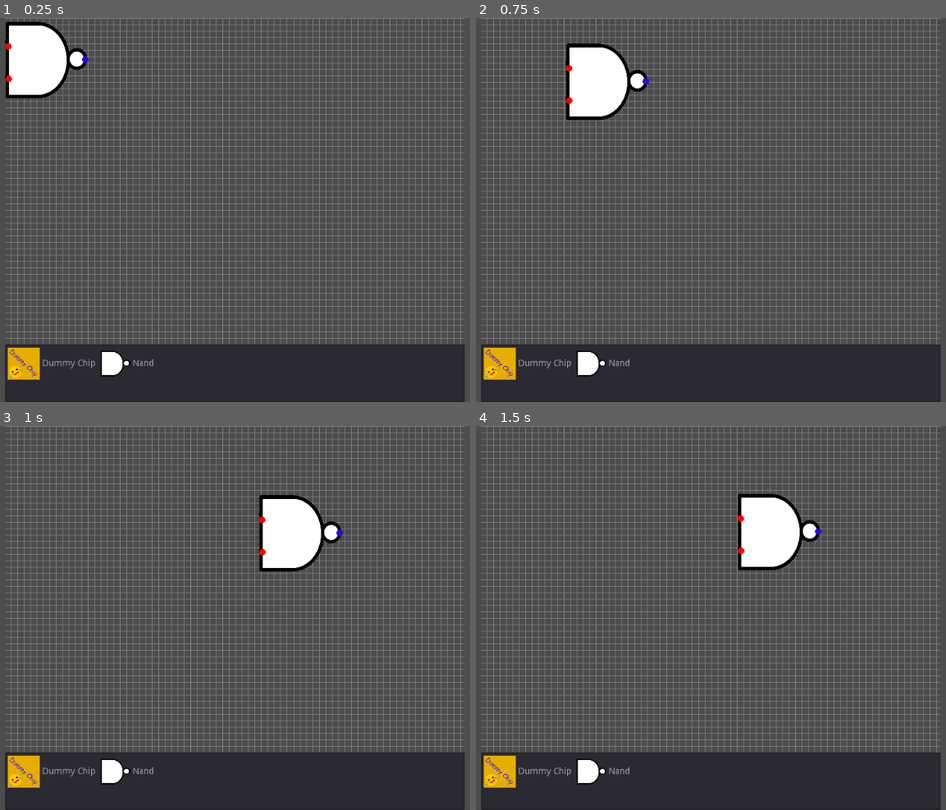
Above: before the commit, frames 1-4 (two rows, left to right).
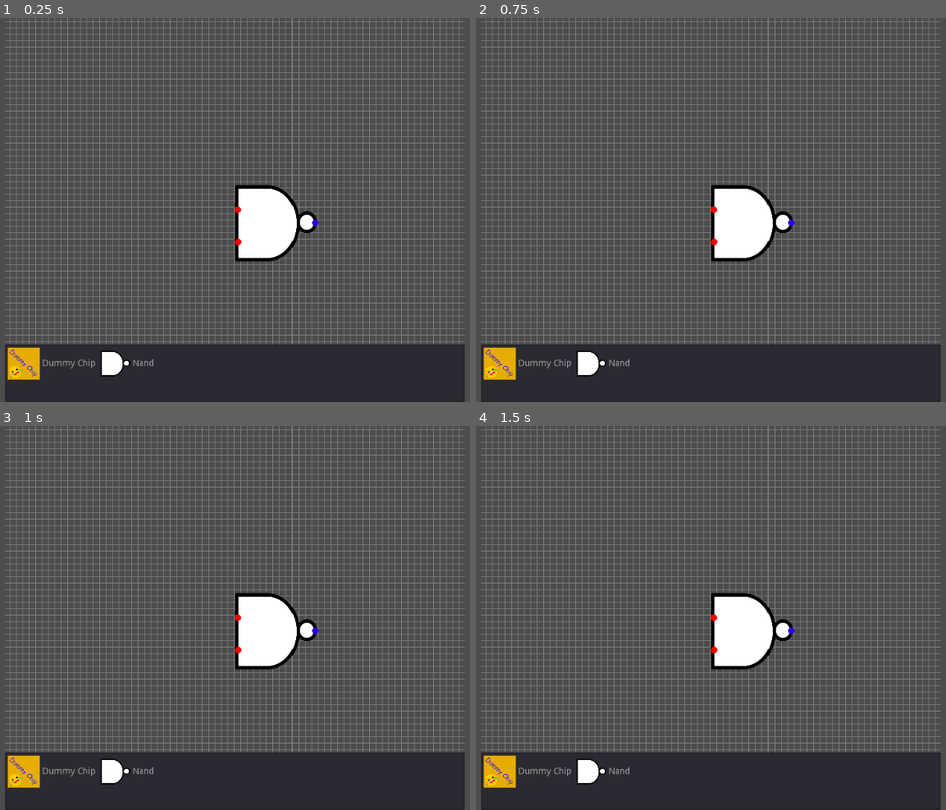
Above: after the commit, the same moments.

Repository: SeanFxyz/assembler_exemplar
Game: Godot game, scene res://scenes/ChipDesigner/ChipDesigner.tscn
Two runs of this game, one before a commit and one after it. Both use one fixed random seed, a clock stepped at 60 frames per second and the inputs below. This scene is started directly instead of the project's main scene.
Inputs (mouse positions are in pixels of both pictures, inside the frame that each line leads up to):
- Up to frame 1 (0.25 s): no input
- Up to frame 2 (0.75 s): tap Enter at 0.5 s; drag from (523, 60) to (776, 125) at 0.52 s
- Up to frame 3 (1 s): no input
- Up to frame 4 (1.5 s): drag from (579, 637) to (776, 533) at 1.27 s

The runs differ from the first frame. In frame 1, 32% of the frame differs, in the area x 1-99%, y 0-86%; in frame 2, 31%; in frame 3, 32%; in frame 4, 32%.

Commit message:
fixed camera (again)

Diff:
--- a/src/scenes/ChipDesigner/Canvas/Canvas.tscn
+++ b/src/scenes/ChipDesigner/Canvas/Canvas.tscn
@@ -23,7 +23,6 @@
 physics_object_picking = true
 
 [node name="Camera2D" type="Camera2D" parent="Viewport"]
-anchor_mode = 0
 current = true
 script = ExtResource( 3 )
 
